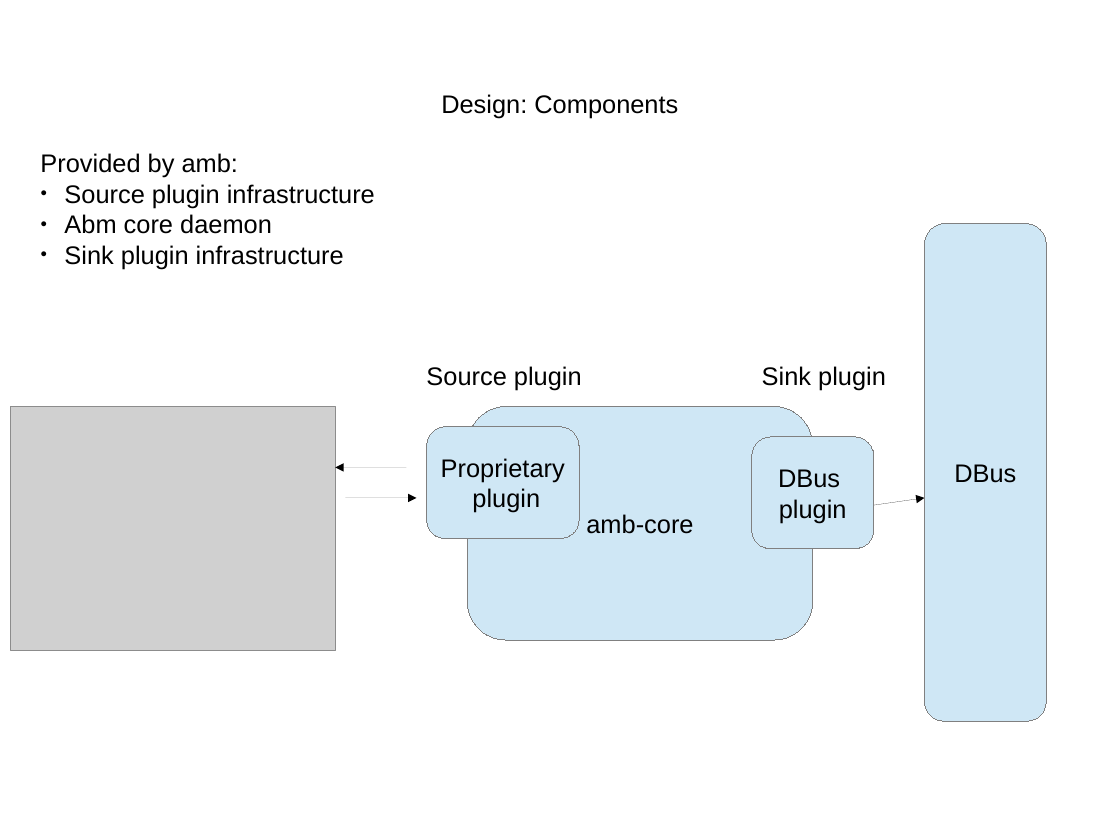
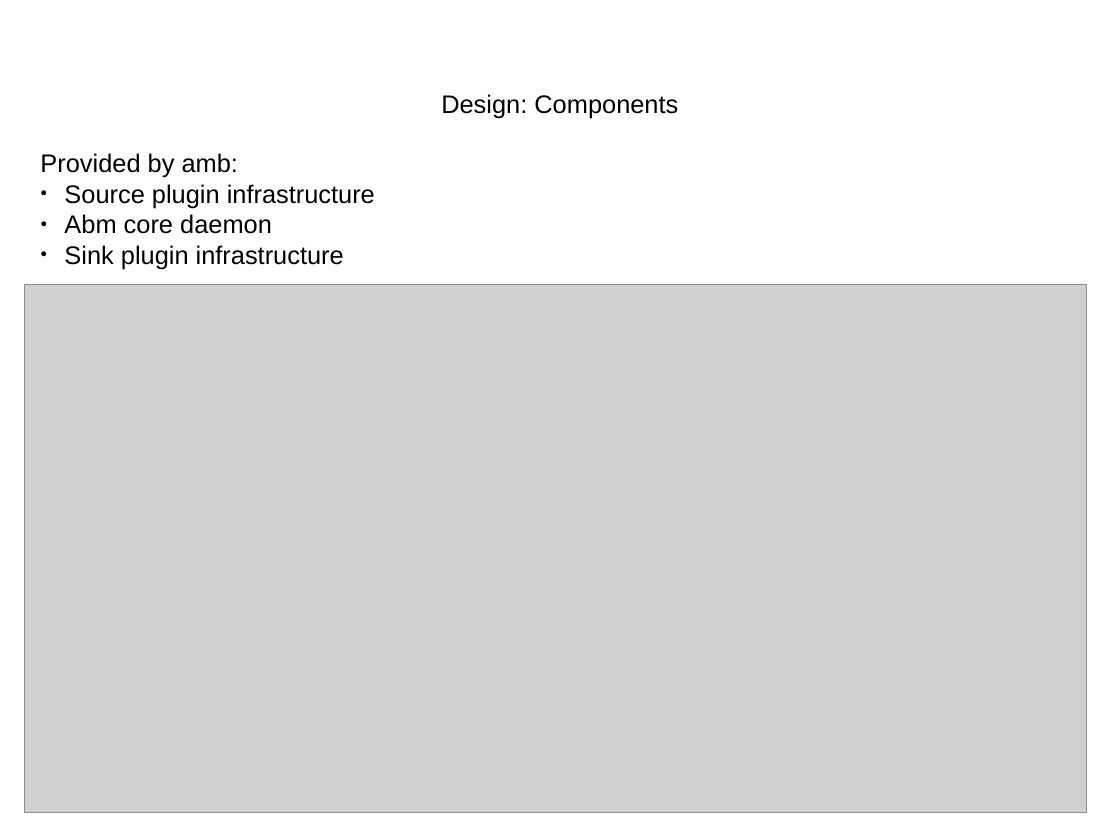
Before and after one commit to otcshare/automotive-message-broker, a slide deck: slide 3 of automotive-message-broker.odp. Drawn at 1120x840 pixels with LibreOffice and Linux fonts; fonts in the diff are those of the drawing; grey boxes stand for pictures. Boxes give left, top, right and bottom in pixels: in the first picture for what was removed or moved away, otherwise in the second. Text is boxed around its words. In the diff, an @@ line names an element or a change of style, - is before the commit and + after.

Commit message:
obd source support bluetooth devices

```diff
--- a/automotive-message-broker.odp
+++ b/automotive-message-broker.odp
@@ freeform shape removed at [925,224,1047,722] @@
-DBus
@@ picture: place and size @@
-picture at [10,407,335,650]
+picture at [24,285,1087,813]
@@ text removed at [426,366,582,391] @@
-Source plugin
@@ text removed at [762,366,886,391] @@
-Sink plugin
@@ rounded rectangle removed at [468,407,813,640] @@
-amb-core
@@ rounded rectangle removed at [427,427,579,539] @@
-Proprietary
-plugin
@@ rounded rectangle removed at [752,437,874,549] @@
-DBus
-plugin
@@ arrow removed from (407, 468) to (335, 468) @@
@@ arrow removed from (346, 498) to (417, 498) @@
@@ arrow removed from (854, 508) to (925, 498) @@
```
Also in this commit, not shown: 1 other slide changed, 1 slide added, 1 slide removed, 12 other files.
